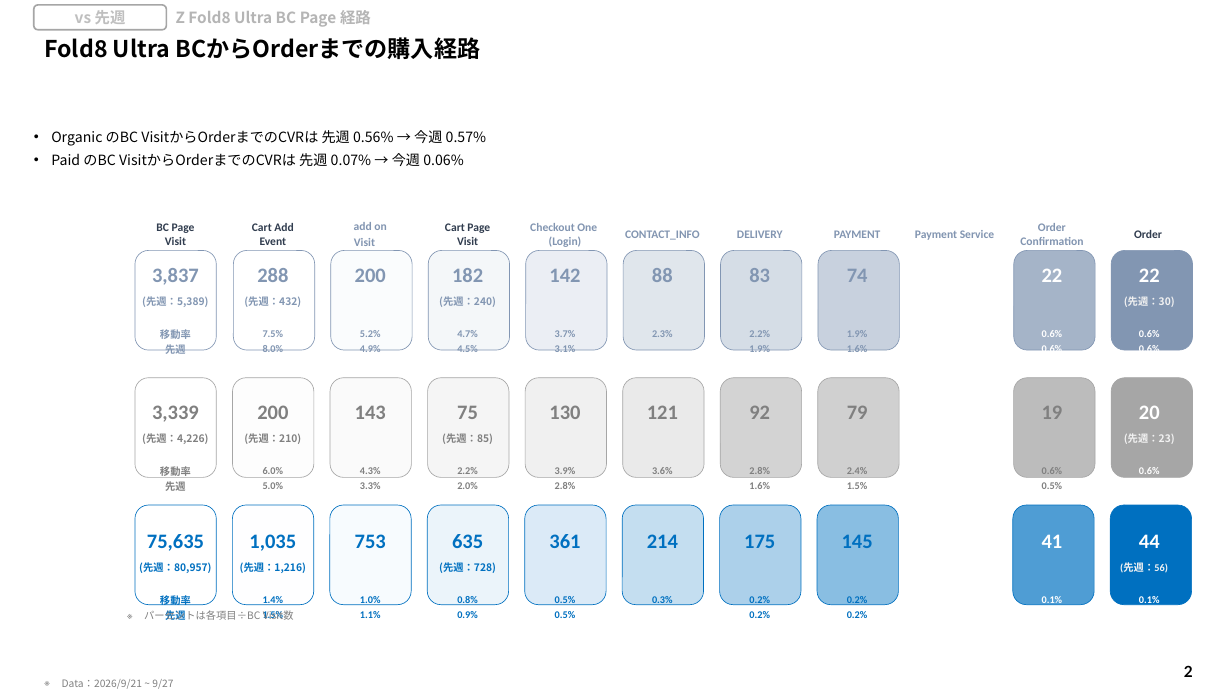
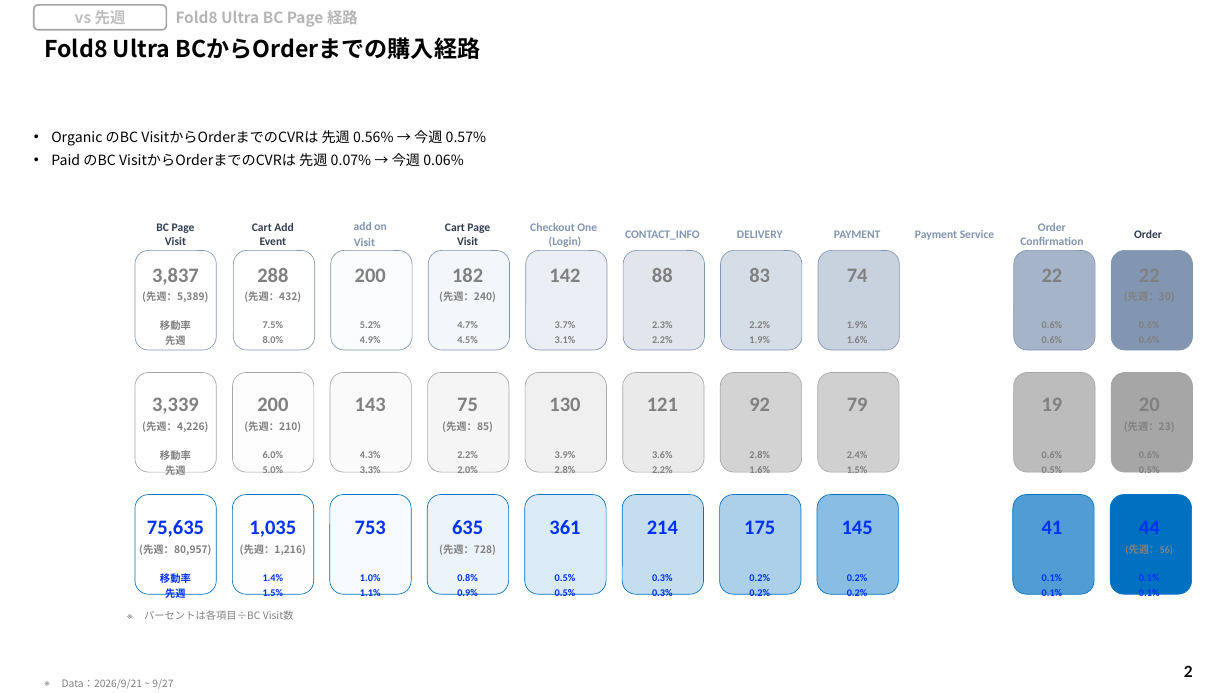
Before and after one commit to kimyoungil-png/page-traffic-report, a slide deck: slide 2 of templates/pd_bc_sample.pptx. Drawn at 1232x693 pixels with LibreOffice and Linux fonts; fonts in the diff are those of the drawing; background and template pictures are left out. Boxes give left, top, right and bottom in pixels: in the first picture for what was removed or moved away, otherwise in the second. Text is boxed around its words. In the diff, an @@ line names an element or a change of style, - is before the commit and + after.

```diff
--- a/templates/pd_bc_sample.pptx
+++ b/templates/pd_bc_sample.pptx
@@ text at bbox=[176, 10, 358, 27]: text changed @@
-Z Fold8 Ultra BC Page 経路
+Fold8 Ultra BC Page 経路
@@ table at bbox=[127, 219, 1194, 604] @@
-row 7, column 6: 
+row 7, column 6: 2.2%
-row 13, column 6: 
+row 13, column 6: 2.2%
-row 19, column 6: 
+row 19, column 6: 0.3%
@@ text colour #8296B2 to #808080 in "3,837", "288", "200", "182" and 22 more places @@
@@ text colour #FFFFFF to #808080 in "22", "22", "0.6%", "0.6%" and 5 more places @@
@@ text colour #F2F2F2 to #808080 in "(先週：30)", "(先週：23)", "(先週：56)" @@
@@ font Calibri to Noto Sans CJK JP in "移動率", "先週", "移動率", "先週" @@
@@ text colour #0070C0 to #0031F4 in "75,635", "1,035", "753", "635" and 19 more places @@
@@ text colour #FFFFFF to #0031F4 in "41", "44", "0.1%", "0.1%" and 2 more places @@
@@ text colour #0070C0 to #808080 in "(先週：80,957)", "(先週：1,216)", "(先週：728)" @@
@@ 10 rounded rectangles: place and size @@
-10 rounded rectangles at bbox=[135, 378, 1193, 478]
+10 rounded rectangles at bbox=[135, 372, 1193, 472]
@@ 10 rounded rectangles: place and size @@
-10 rounded rectangles at bbox=[135, 506, 1192, 605]
+10 rounded rectangles at bbox=[135, 494, 1192, 594]
```
Also in this commit, not shown: 1 other slide changed.
